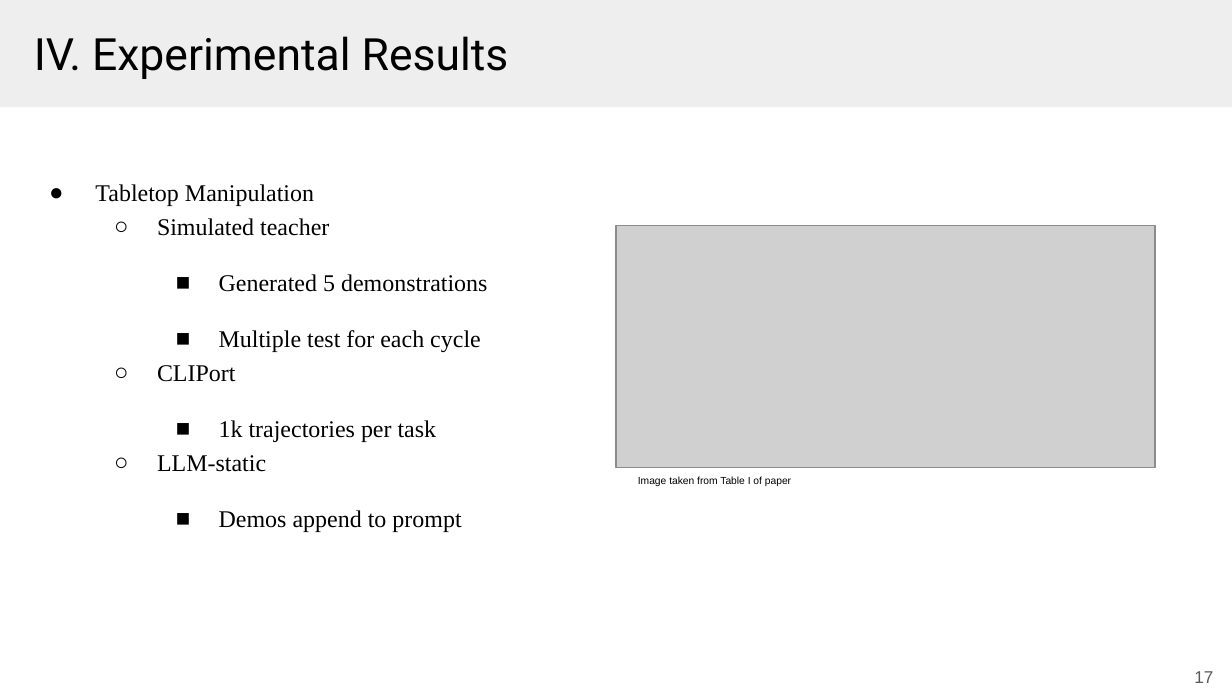
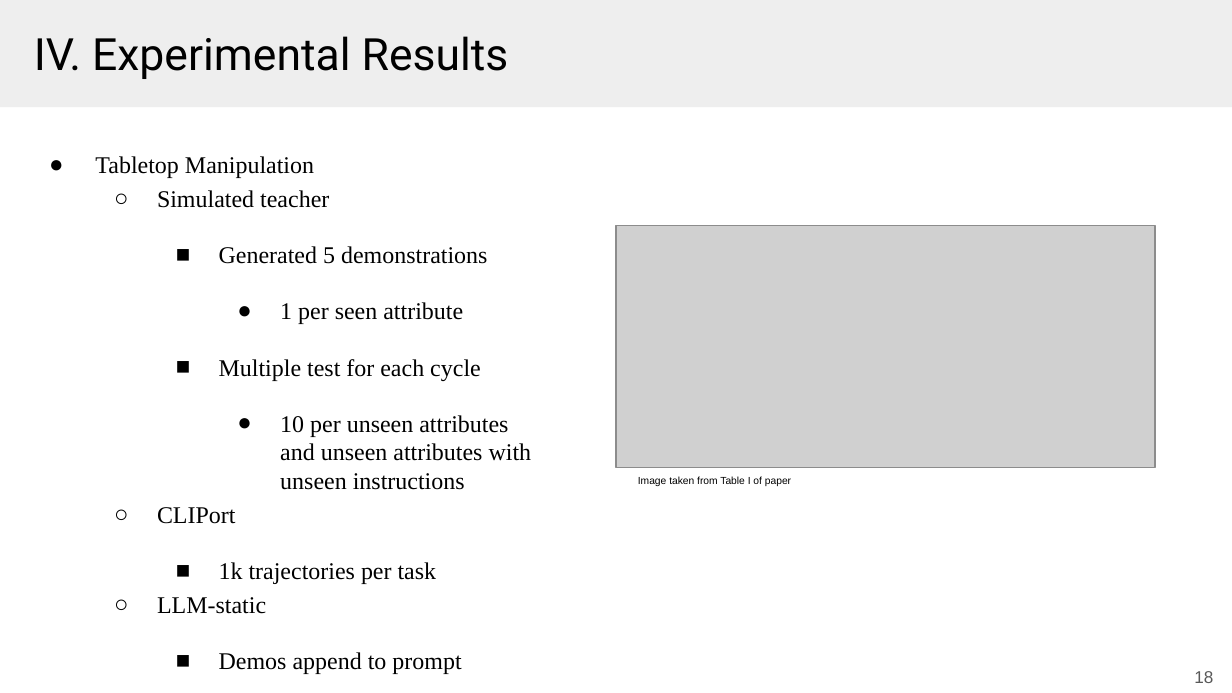
Before and after one commit to Tazering/UVA-CS, a slide deck: slide 18 of CS-6501_Kuo/paper presentation/lifelong_robot_presentation.pptx (slide 17 before the commit). Drawn at 1232x693 pixels with LibreOffice and Linux fonts; fonts in the diff are those of the drawing; grey boxes stand for pictures. Boxes give left, top, right and bottom in pixels: in the first picture for what was removed or moved away, otherwise in the second. Text is boxed around its words. In the diff, an @@ line names an element or a change of style, - is before the commit and + after.

```diff
--- a/CS-6501_Kuo/paper presentation/lifelong_robot_presentation.pptx
+++ b/CS-6501_Kuo/paper presentation/lifelong_robot_presentation.pptx
@@ text "Tabletop Manipulation": place and size @@
-text "Tabletop Manipulation" at (95,184,487,532)
+text "Tabletop Manipulation" at (95,156,532,674)
@@ text at (280,302,463,324): paragraph added @@
+      ● 1 per seen attribute
@@ text at (280,415,532,490): paragraph added @@
+      ● 10 per unseen attributes and unseen attributes with unseen instructions
@@ page number at (1152,664,1226,689): text changed @@
-17
+18
@@ page number at (1194,671,1213,683): text changed @@
-17
+18
```
Also in this commit, not shown: 7 other slides changed, 3 slides added, 1 slide removed, 2 other files.
